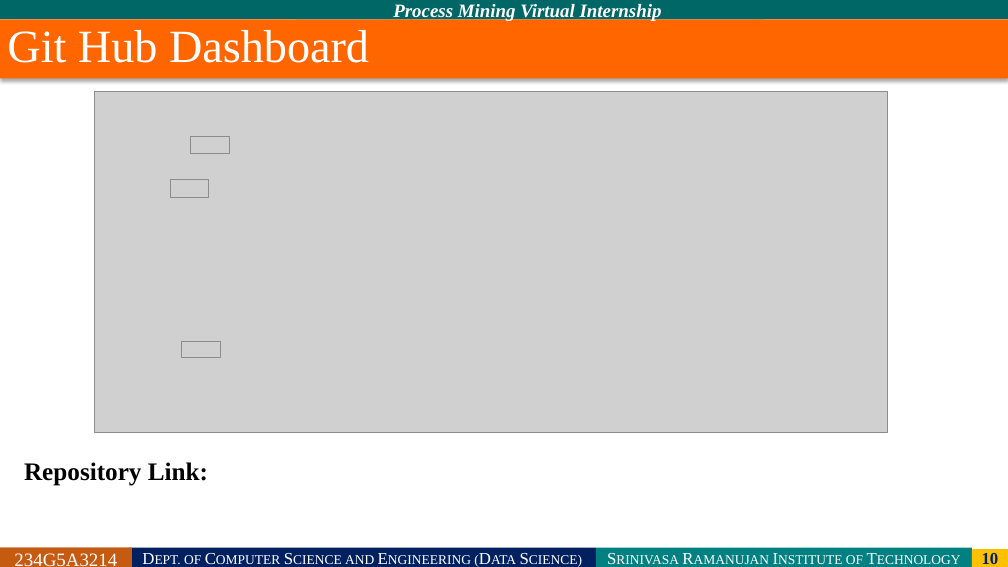
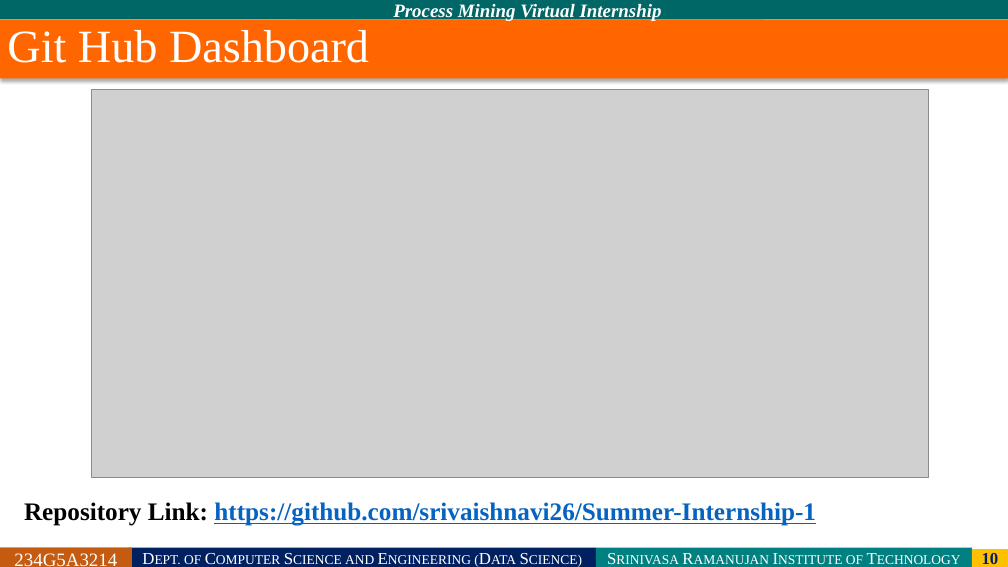
Before and after one commit to srivaishnavi26/Summer-Internship---I, a slide deck: slide 10 of PRESENTATION.pptx. Drawn at 1008x567 pixels with LibreOffice and Linux fonts; fonts in the diff are those of the drawing; grey boxes stand for pictures; background and template pictures are left out. Boxes give left, top, right and bottom in pixels: in the first picture for what was removed or moved away, otherwise in the second. Text is boxed around its words. In the diff, an @@ line names an element or a change of style, - is before the commit and + after.

```diff
--- a/PRESENTATION.pptx
+++ b/PRESENTATION.pptx
@@ picture: place and size @@
-picture at (95, 91, 888, 433)
+picture at (91, 89, 929, 478)
@@ picture removed at (191, 137, 229, 153) @@
@@ picture removed at (170, 179, 209, 197) @@
@@ picture removed at (181, 341, 220, 357) @@
@@ text at (24, 502, 816, 526): text changed; text colour #000000 to #0563C1 @@
-Repository Link:
+Repository Link: https://github.com/srivaishnavi26/Summer-Internship-1
```
Also in this commit, not shown: 5 other slides changed.
